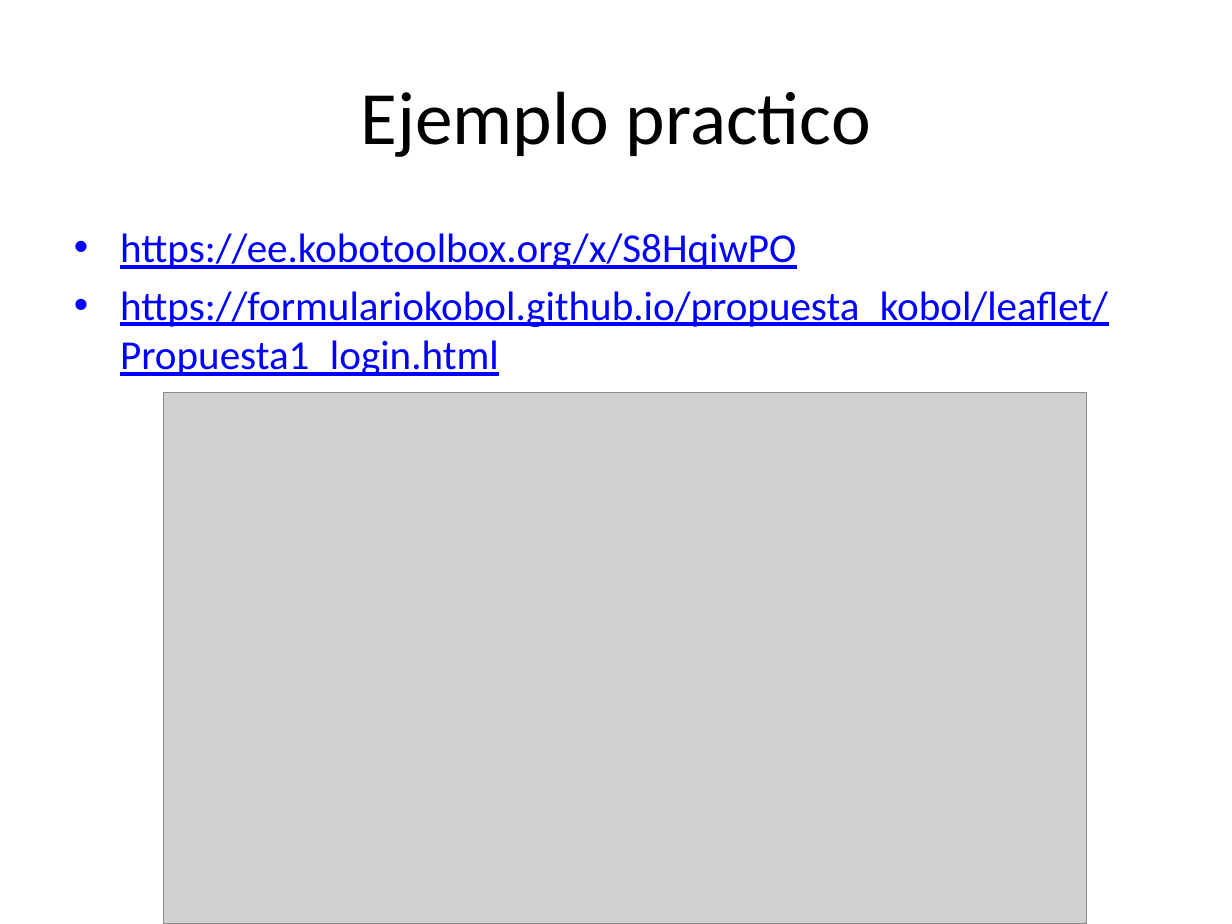
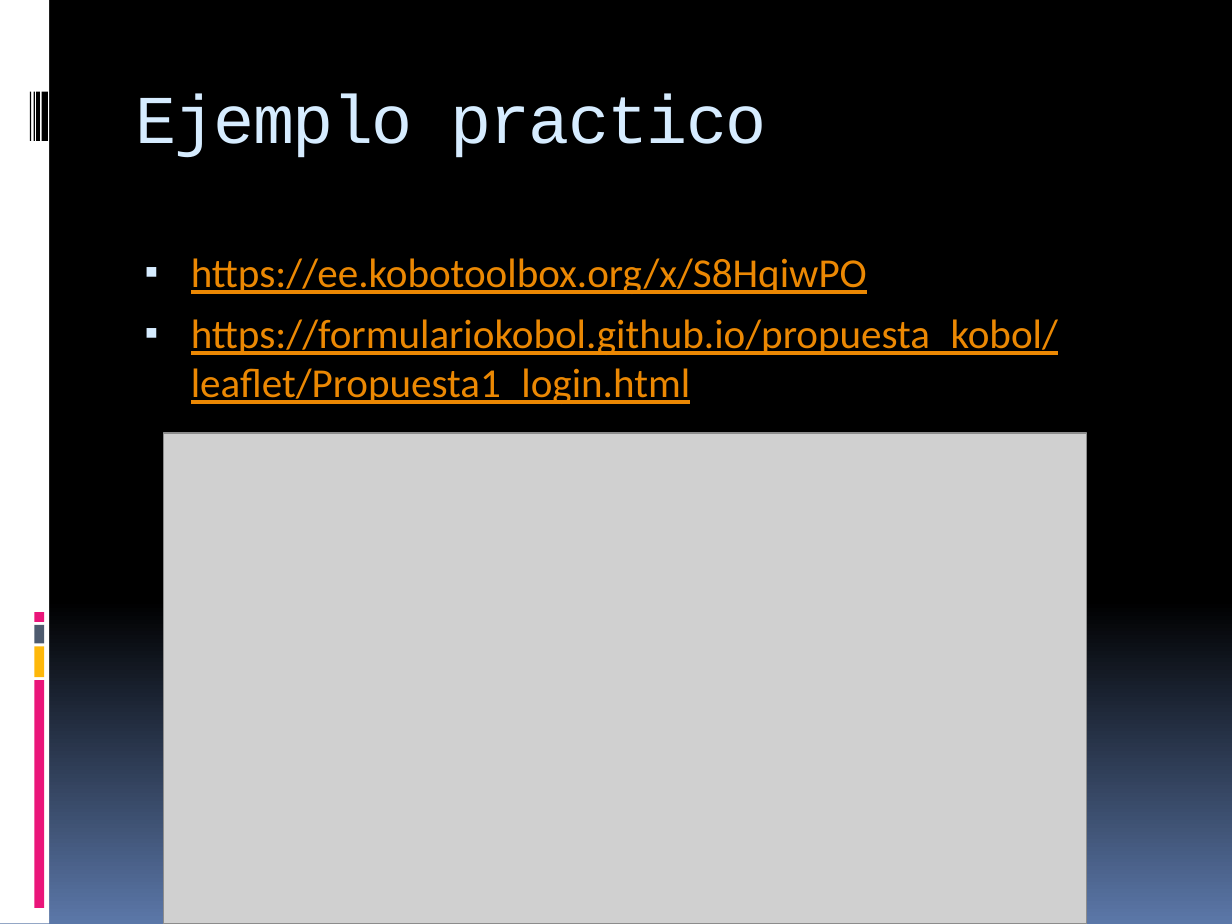
Before and after one commit to Sud-Austral/propuesta_kobol, a slide deck: slide 12 of PresentacionKobol.pptx. Drawn at 1232x924 pixels with LibreOffice and Linux fonts; fonts in the diff are those of the drawing; grey boxes stand for pictures. Boxes give left, top, right and bottom in pixels: in the first picture for what was removed or moved away, otherwise in the second. Text is boxed around its words. In the diff, an @@ line names an element or a change of style, - is before the commit and + after.

```diff
--- a/PresentacionKobol.pptx
+++ b/PresentacionKobol.pptx
@@ background #FFFFFF to gradient #000000 to #5B77A8 @@
@@ rectangle added at bbox=[0, 0, 49, 924], fill #FFFFFF @@
@@ title "Ejemplo practico": place and size @@
-title "Ejemplo practico" at bbox=[360, 91, 871, 157]
+title "Ejemplo practico" at bbox=[135, 94, 767, 158]
@@ title "Ejemplo practico" at bbox=[135, 94, 767, 158]: size 44 to 40 pt, font Calibri to Courier New, text colour #000000 to #D6ECFF, letter spacing 0 to -1 pt; alignment centre to left; vertical alignment middle to top @@
@@ rectangle added at bbox=[30, 91, 31, 140], fill #000000 @@
@@ rectangle added at bbox=[33, 91, 34, 140], fill #000000 @@
@@ rectangle added at bbox=[36, 91, 39, 140], fill #000000 @@
@@ rectangle added at bbox=[42, 91, 48, 140], fill #000000 @@
@@ text "https://ee.kobotoolbox.org/x/S8HqiwPO": place and size @@
-text "https://ee.kobotoolbox.org/x/S8HqiwPO" at bbox=[120, 233, 1108, 376]
+text "https://ee.kobotoolbox.org/x/S8HqiwPO" at bbox=[191, 258, 1058, 404]
@@ text "https://ee.kobotoolbox.org/x/S8HqiwPO" at bbox=[191, 258, 1058, 404]: text colour #0000FF to #EB8803; bullet • to ▪; more space between paragraphs @@
@@ picture: place and size @@
-picture at bbox=[164, 393, 1087, 924]
+picture at bbox=[164, 434, 1087, 924]
@@ rectangle added at bbox=[34, 625, 44, 643], fill #4E5B6F @@
@@ rectangle added at bbox=[34, 612, 44, 622], fill #EA157A @@
@@ rectangle added at bbox=[34, 647, 44, 678], fill #FEB80A @@
@@ rectangle added at bbox=[34, 680, 44, 908], fill #EA157A @@
```
Also in this commit, not shown: 13 other slides changed.
